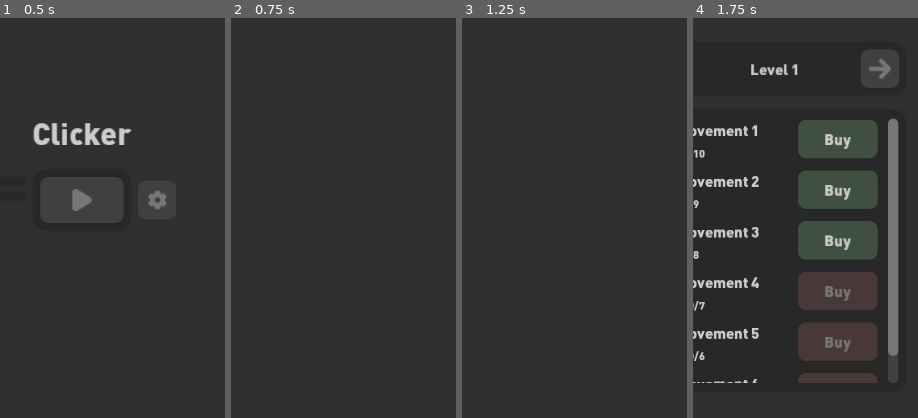
Above: before the commit, frames 1-4 (left to right).
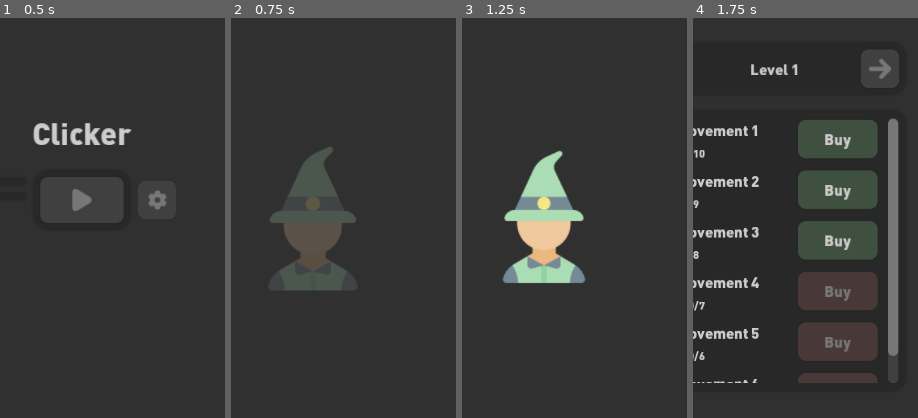
Above: after the commit, the same moments.

Repository: HixRaid/clicker
Game: Godot game, scene res://game/scenes/main.tscn
Same seed, same stepped clock (60 frames per second), same inputs: the game is played once before the commit and once after it.
Inputs (mouse positions are % of the whole screen's width and height, from its top left):
- Up to frame 1 (0.5 s): no input
- Up to frame 2 (0.75 s): click (50, 50) at 0.5 s
- Up to frame 3 (1.25 s): no input
- Up to frame 4 (1.75 s): click (38, 96) at 1.25 s
The pictures show only the part of the screen within x 32-82%, y 27-77%; the shares and areas given below are measured in that part.

Frame 1 is identical in both runs. In frame 2, 6.3% of the frame differs, in the area x 17-56%, y 32-68%; in frame 3, 6.8%, in the area x 18-55%, y 33-67%; in frame 4, nothing differs.

Commit message:
Added character image

Diff:
--- a/game/images/ui/arrow_down.tres
+++ b/game/images/ui/arrow_down.tres
@@ -3,6 +3,6 @@
 [ext_resource path="res://game/images/ui_atlas.png" type="Texture" id=1]
 
 [resource]
-flags = 4
+flags = 5
 atlas = ExtResource( 1 )
 region = Rect2( 4, 4, 48, 48 )
--- a/game/scenes/main.tscn
+++ b/game/scenes/main.tscn
@@ -21,6 +21,8 @@
 [ext_resource path="res://game/images/ui/back.tres" type="Texture" id=19]
 [ext_resource path="res://game/resources/theme/styles/green_normal_style.tres" type="StyleBox" id=20]
 [ext_resource path="res://game/resources/theme/styles/green_pressed_style.tres" type="StyleBox" id=21]
+[ext_resource path="res://game/images/charecters/character_1.png" type="Texture" id=22]
+[ext_resource path="res://game/scripts/ui/character_image.gd" type="Script" id=23]
 
 [sub_resource type="Animation" id=5]
 length = 0.001
@@ -315,6 +317,125 @@
 tracks/7/imported = false
 tracks/7/enabled = true
 tracks/7/keys = {
+"times": PoolRealArray( 0, 0.15 ),
+"transitions": PoolRealArray( 1, 1 ),
+"update": 0,
+"values": [ Vector2( 0.5, 0.5 ), Vector2( 1, 1 ) ]
+}
+
+[sub_resource type="Animation" id=8]
+length = 0.001
+tracks/0/type = "value"
+tracks/0/path = NodePath(".:visible")
+tracks/0/interp = 1
+tracks/0/loop_wrap = true
+tracks/0/imported = false
+tracks/0/enabled = true
+tracks/0/keys = {
+"times": PoolRealArray( 0 ),
+"transitions": PoolRealArray( 1 ),
+"update": 0,
+"values": [ true ]
+}
+tracks/1/type = "value"
+tracks/1/path = NodePath(".:modulate")
+tracks/1/interp = 1
+tracks/1/loop_wrap = true
+tracks/1/imported = false
+tracks/1/enabled = true
+tracks/1/keys = {
+"times": PoolRealArray( 0 ),
+"transitions": PoolRealArray( 1 ),
+"update": 0,
+"values": [ Color( 1, 1, 1, 1 ) ]
+}
+tracks/2/type = "value"
+tracks/2/path = NodePath(".:rect_scale")
+tracks/2/interp = 1
+tracks/2/loop_wrap = true
+tracks/2/imported = false
+tracks/2/enabled = true
+tracks/2/keys = {
+"times": PoolRealArray( 0 ),
+"transitions": PoolRealArray( 1 ),
+"update": 0,
+"values": [ Vector2( 1, 1 ) ]
+}
+
+[sub_resource type="Animation" id=6]
+resource_name = "close"
+length = 0.15
+tracks/0/type = "value"
+tracks/0/path = NodePath(".:visible")
+tracks/0/interp = 1
+tracks/0/loop_wrap = true
+tracks/0/imported = false
+tracks/0/enabled = true
+tracks/0/keys = {
+"times": PoolRealArray( 0, 0.15 ),
+"transitions": PoolRealArray( 1, 1 ),
+"update": 1,
+"values": [ true, false ]
+}
+tracks/1/type = "value"
+tracks/1/path = NodePath(".:modulate")
+tracks/1/interp = 1
+tracks/1/loop_wrap = true
+tracks/1/imported = false
+tracks/1/enabled = true
+tracks/1/keys = {
+"times": PoolRealArray( 0, 0.15 ),
+"transitions": PoolRealArray( 1, 1 ),
+"update": 0,
+"values": [ Color( 1, 1, 1, 1 ), Color( 1, 1, 1, 0 ) ]
+}
+tracks/2/type = "value"
+tracks/2/path = NodePath(".:rect_scale")
+tracks/2/interp = 1
+tracks/2/loop_wrap = true
+tracks/2/imported = false
+tracks/2/enabled = true
+tracks/2/keys = {
+"times": PoolRealArray( 0, 0.15 ),
+"transitions": PoolRealArray( 1, 1 ),
+"update": 0,
+"values": [ Vector2( 1, 1 ), Vector2( 0.5, 0.5 ) ]
+}
+
+[sub_resource type="Animation" id=7]
+resource_name = "open"
+length = 0.15
+tracks/0/type = "value"
+tracks/0/path = NodePath(".:visible")
+tracks/0/interp = 1
+tracks/0/loop_wrap = true
+tracks/0/imported = false
+tracks/0/enabled = true
+tracks/0/keys = {
+"times": PoolRealArray( 0 ),
+"transitions": PoolRealArray( 1 ),
+"update": 1,
+"values": [ true ]
+}
+tracks/1/type = "value"
+tracks/1/path = NodePath(".:modulate")
+tracks/1/interp = 1
+tracks/1/loop_wrap = true
+tracks/1/imported = false
+tracks/1/enabled = true
+tracks/1/keys = {
+"times": PoolRealArray( 0, 0.15 ),
+"transitions": PoolRealArray( 1, 1 ),
+"update": 0,
+"values": [ Color( 1, 1, 1, 0 ), Color( 1, 1, 1, 1 ) ]
+}
+tracks/2/type = "value"
+tracks/2/path = NodePath(".:rect_scale")
+tracks/2/interp = 1
+tracks/2/loop_wrap = true
+tracks/2/imported = false
+tracks/2/enabled = true
+tracks/2/keys = {
 "times": PoolRealArray( 0, 0.15 ),
 "transitions": PoolRealArray( 1, 1 ),
 "update": 0,
@@ -695,6 +816,25 @@
 anims/close = SubResource( 3 )
 anims/open = SubResource( 4 )
 
+[node name="CharacterImage" type="TextureRect" parent="InterfaceSwitch/Play/Panel/Wrapper"]
+anchor_left = 0.5
+anchor_top = 0.5
+anchor_right = 0.5
+anchor_bottom = 0.5
+margin_left = -188.0
+margin_top = -188.0
+margin_right = 188.0
+margin_bottom = 188.0
+rect_pivot_offset = Vector2( 188, 188 )
+texture = ExtResource( 22 )
+expand = true
+script = ExtResource( 23 )
+
+[node name="AnimationPlayer" type="AnimationPlayer" parent="InterfaceSwitch/Play/Panel/Wrapper/CharacterImage"]
+anims/RESET = SubResource( 8 )
+anims/close = SubResource( 6 )
+anims/open = SubResource( 7 )
+
 [node name="ImprovementsPanel" parent="InterfaceSwitch/Play/Panel/Wrapper" instance=ExtResource( 9 )]
 anchor_top = 0.5
 anchor_bottom = 0.5
--- /dev/null
+++ b/game/scripts/ui/character_image.gd
@@ -0,0 +1,6 @@
+extends "res://game/scripts/ui/panel_visibility_switch.gd"
+
+
+func set_visible(value):
+	rect_pivot_offset = rect_size / 2
+	set_visible_panel(value)
--- a/game/scripts/ui/control_panel.gd
+++ b/game/scripts/ui/control_panel.gd
@@ -4,6 +4,7 @@
 
 onready var animation_player = $AnimationPlayer
 onready var top_panel = $"../TopPanel"
+onready var character_image = $"../CharacterImage"
 onready var improvements_panel = $"../ImprovementsPanel"
 onready var shop_panel = $"../ShopPanel"
 
@@ -12,6 +13,7 @@
 	is_active = !is_active
 	set_visible_info(is_active)
 	top_panel.set_visible_panel(is_active)
+	character_image.set_visible(is_active)
 	improvements_panel.set_visible_panel(is_active)
 	shop_panel.set_visible_panel(!is_active)
 
Binary file added: game/images/charecters/character_1.png
Not shown, added: game/images/charecters/character_1.png.import
Binary file added: game/images/charecters/character_2.png
Not shown, added: game/images/charecters/character_2.png.import
Binary file added: game/images/charecters/character_3.png
Not shown, added: game/images/charecters/character_3.png.import
Not shown: 1 places in game/scenes/main.tscn that only renumber resources
